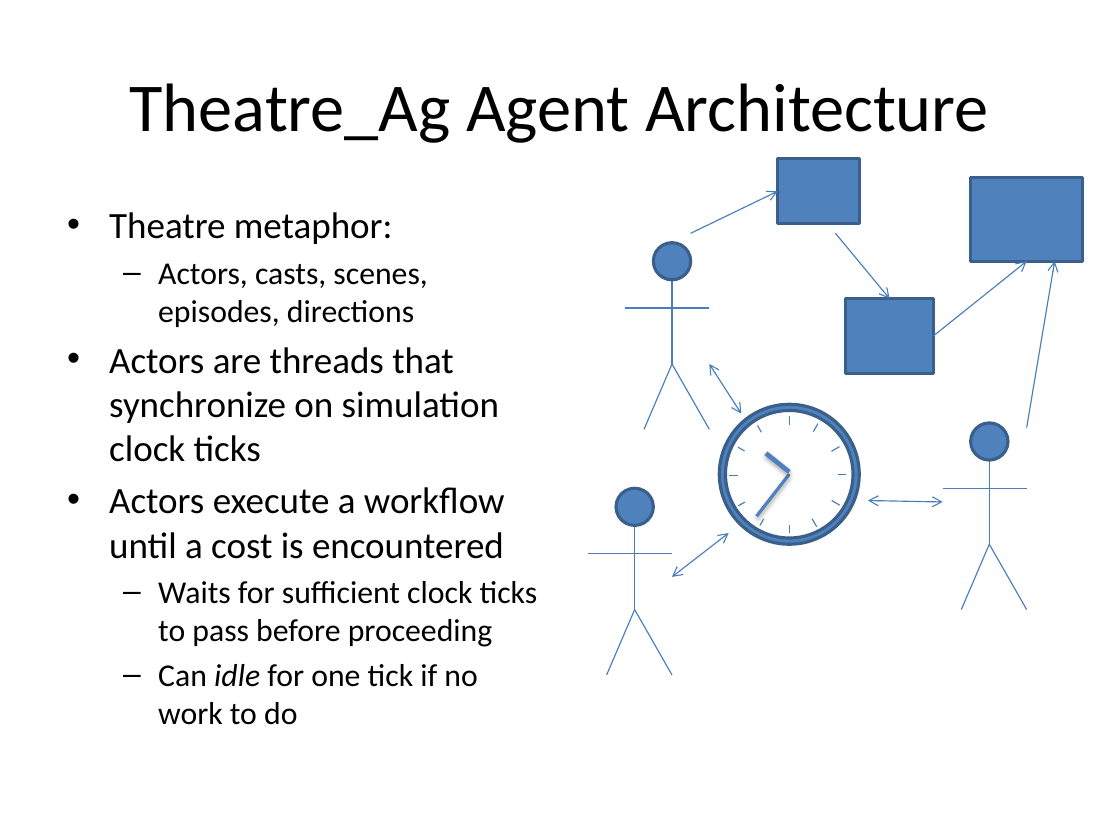
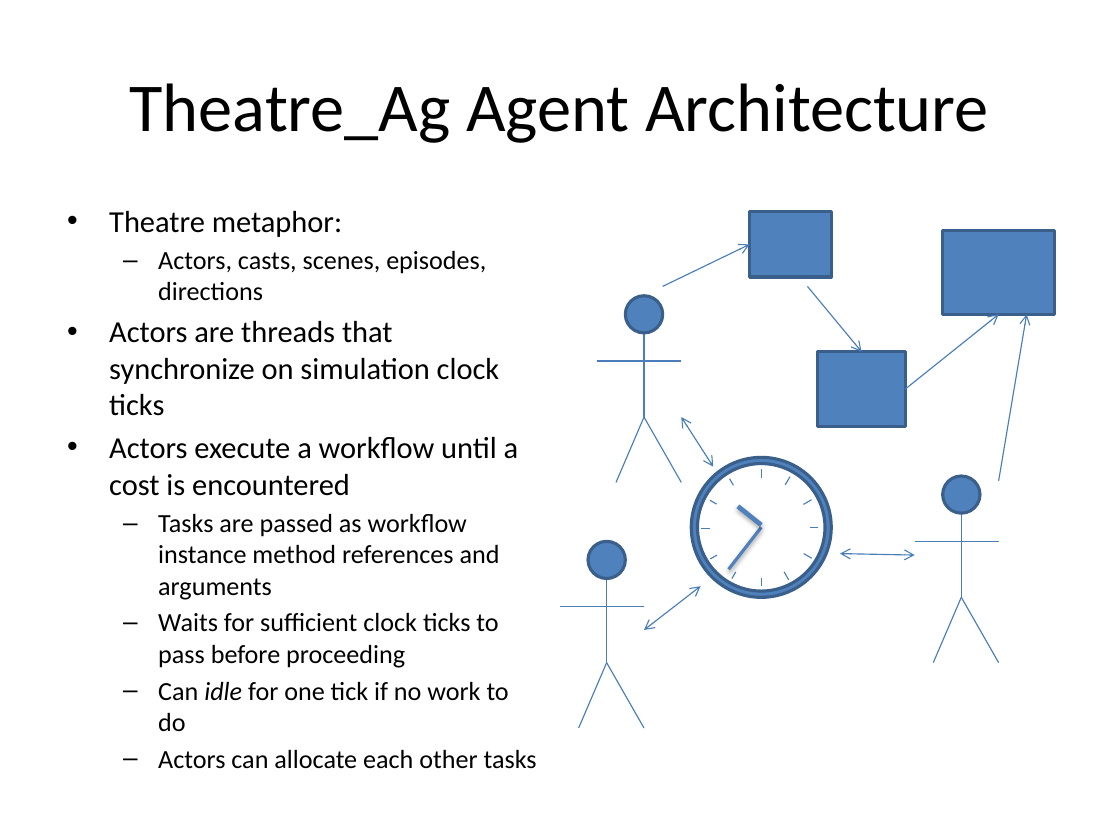
Before and after one commit to probablytom/fuzzi-moss-paper, a slide deck: slide 17 of Presentation.pptx. Drawn at 1120x840 pixels with LibreOffice and Linux fonts; fonts in the diff are those of the drawing. Boxes give left, top, right and bottom in pixels: in the first picture for what was removed or moved away, otherwise in the second. Text is boxed around its words. In the diff, an @@ line names an element or a change of style, - is before the commit and + after.

```diff
--- a/Presentation.pptx
+++ b/Presentation.pptx
@@ text at [109,211,519,731]: paragraph added @@
+  – Actors can allocate each other tasks
@@ text at [109,211,519,731]: size 23.8 to 19.6 pt in "Theatre metaphor:", "Actors are threads that synchronize on simulation ...", "Actors execute a workflow until a cost ..."; size 20.4 to 16.8 pt in "Actors, casts, scenes, episodes, directions", "Waits for sufficient clock ticks to pass ...", "Can idle for one tick if no ..." @@
@@ 3 lines, 1 arrow, 1 double arrow: place and size @@
-3 lines, 1 arrow, 1 double arrow at [691,192,943,505]
+3 lines, 1 arrow, 1 double arrow at [663,244,915,558]
@@ text at [158,514,500,600]: paragraph added @@
+  – Tasks are passed as workflow instance method references and arguments
@@ 23 lines, 3 ellipses, 3 rectangles, 3 arrows, 2 double arrows, 1 donut: place and size @@
-23 lines, 3 ellipses, 3 rectangles, 3 arrows, 2 double arrows, 1 donut at [588,159,1083,675]
+23 lines, 3 ellipses, 3 rectangles, 3 arrows, 2 double arrows, 1 donut at [560,212,1055,728]
```
Also in this commit, not shown: 5 other slides changed, 1 other file.
